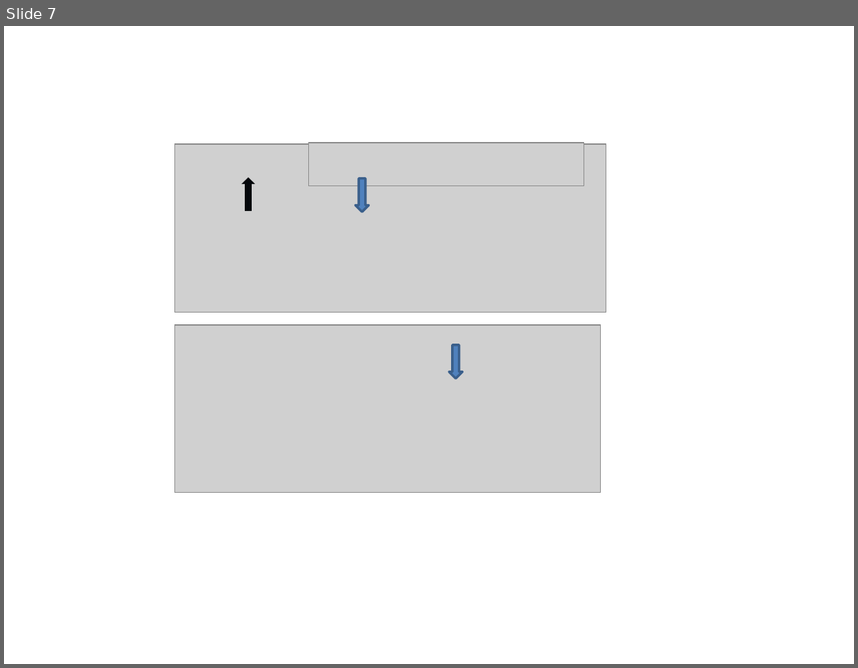
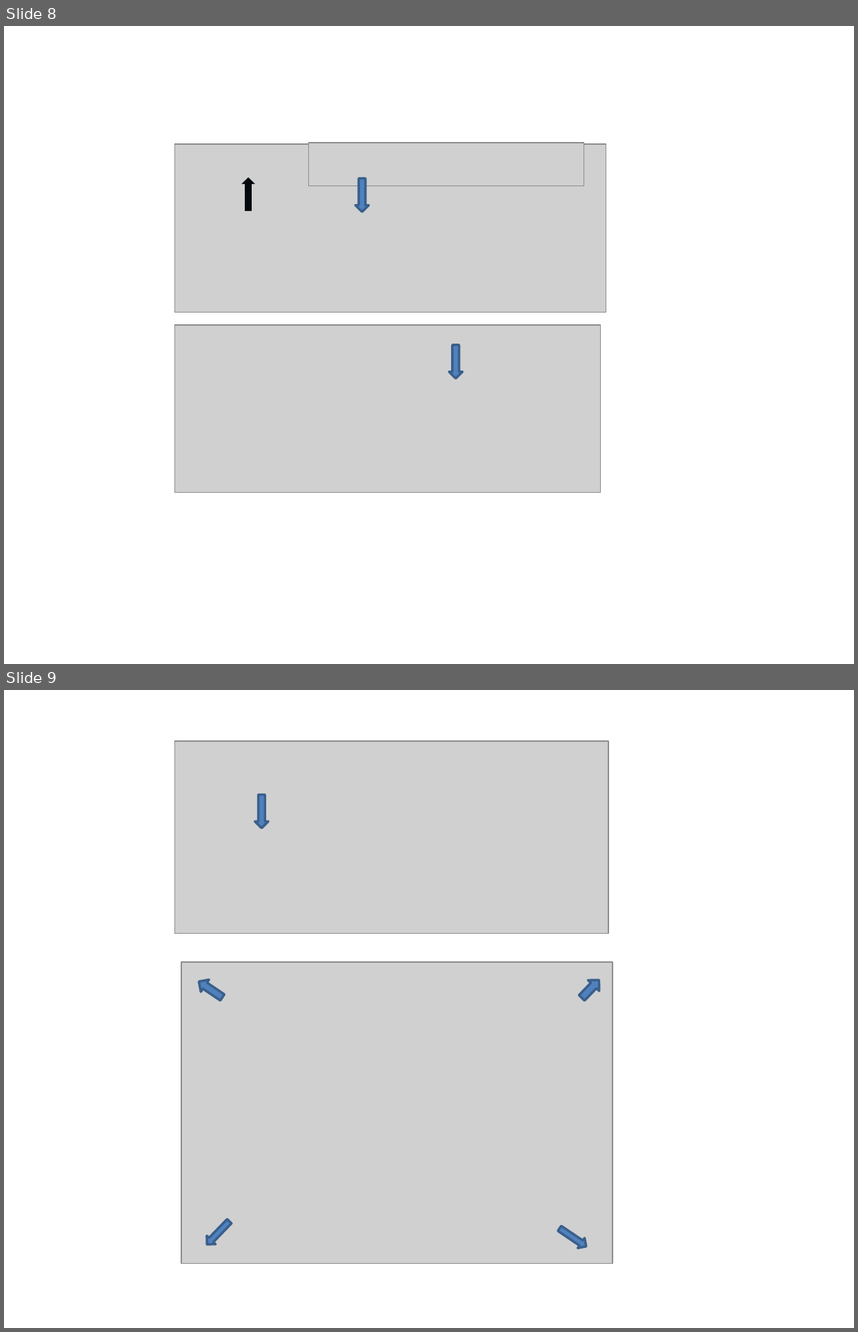
Before and after one commit to wp-plugins/bbp-style-pack, a slide deck: images/style.pptx. Shown one above the other, each under a label of ours: slide 7 before the commit, slides 8 and 9 after it. The pictures are 858x668 and 858x1332 pixels, drawn with LibreOffice and Linux fonts; fonts in the diff are those of the drawing; grey boxes stand for pictures. Boxes give left, top, right and bottom in pixels: in the first picture for what was removed or moved away, otherwise in the second. Text is boxed around its words. In the diff, an @@ line names an element or a change of style, - is before the commit and + after.

```diff
--- a/images/style.pptx
+++ b/images/style.pptx
@@ slide 9 added at [4, 690, 854, 1328], background #FFFFFF @@
@@ picture added at [175, 741, 608, 933] @@
@@ down arrow added at [254, 795, 268, 828], fill #4F81BD, outline #3A5F8C 2 pt @@
@@ picture added at [181, 962, 613, 1263] @@
@@ down arrow added at [194, 975, 225, 1003], fill #4F81BD, outline #3A5F8C 2 pt @@
@@ down arrow added at [576, 976, 605, 1002], fill #4F81BD, outline #3A5F8C 2 pt @@
@@ down arrow added at [201, 1219, 235, 1246], fill #4F81BD, outline #3A5F8C 2 pt @@
@@ down arrow added at [556, 1223, 589, 1252], fill #4F81BD, outline #3A5F8C 2 pt @@
@@ what was slide 7 is now slide 8 @@
```
Also in this commit, not shown: 1 slide changed, 2 other slides added, 2 slides removed, 8 other files.
